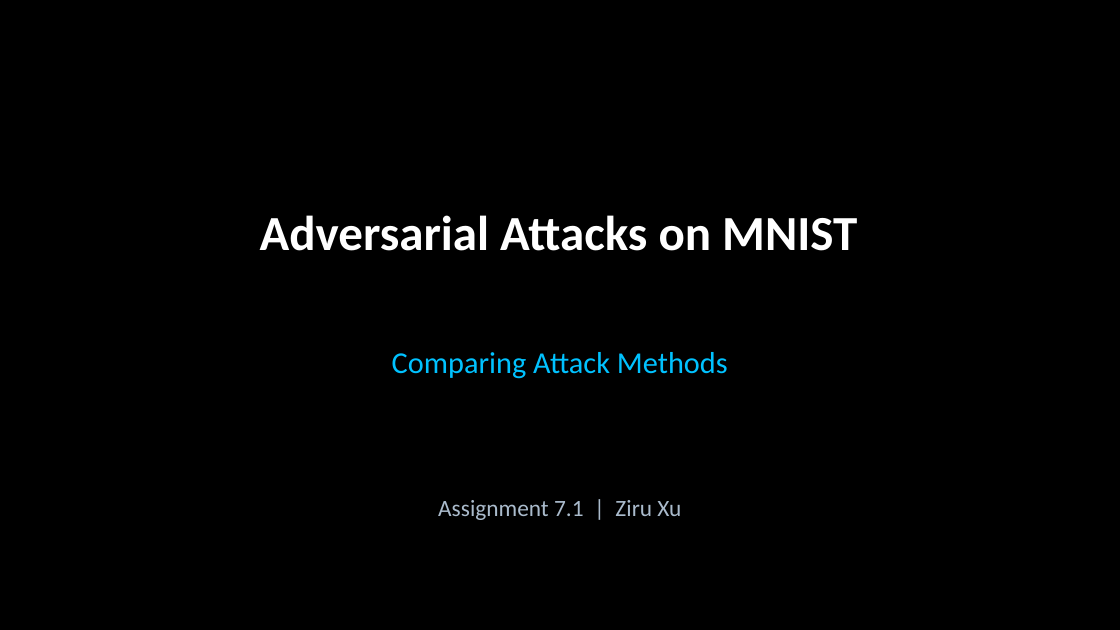
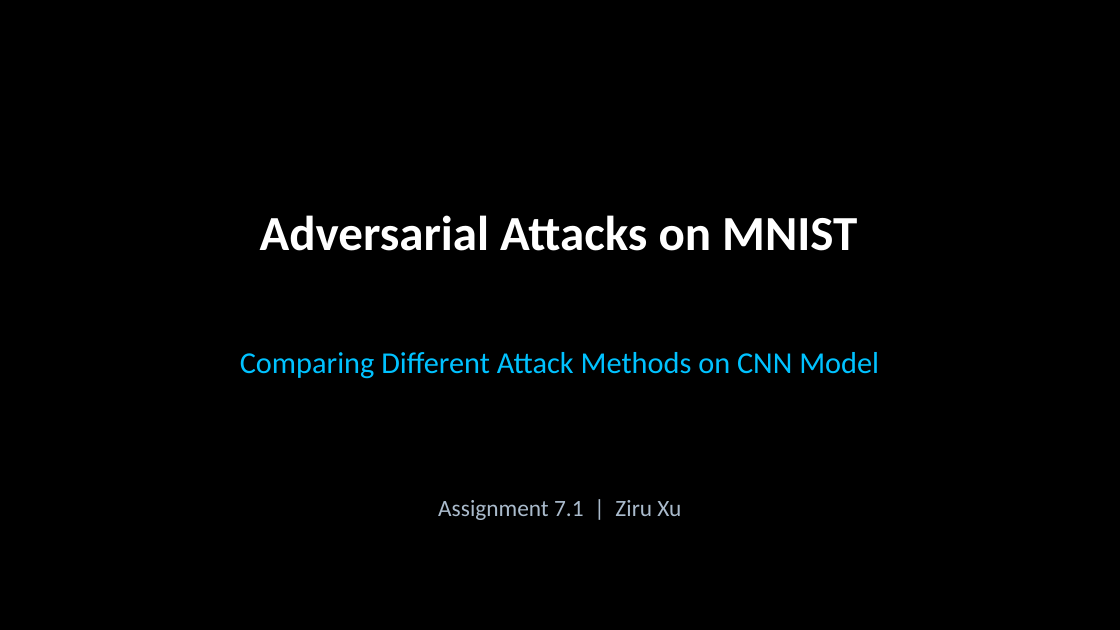
Before and after one commit to zxu235/ai-hw-spring-2026-Ziru-Xu, a slide deck: slide 1 of Assignment7.1-Attack_MNIST_Presentation.pptx. Drawn at 1120x630 pixels with LibreOffice and Linux fonts; fonts in the diff are those of the drawing; background and template pictures are left out. Boxes give left, top, right and bottom in pixels: in the first picture for what was removed or moved away, otherwise in the second. Text is boxed around its words. In the diff, an @@ line names an element or a change of style, - is before the commit and + after.

```diff
--- a/Assignment7.1-Attack_MNIST_Presentation.pptx
+++ b/Assignment7.1-Attack_MNIST_Presentation.pptx
@@ text at (240,352,879,379): text changed @@
-Comparing Attack Methods
+Comparing Different Attack Methods on CNN Model
```
Also in this commit, not shown: 4 other slides changed, 1 slide added, 1 slide removed, 1 other file.
